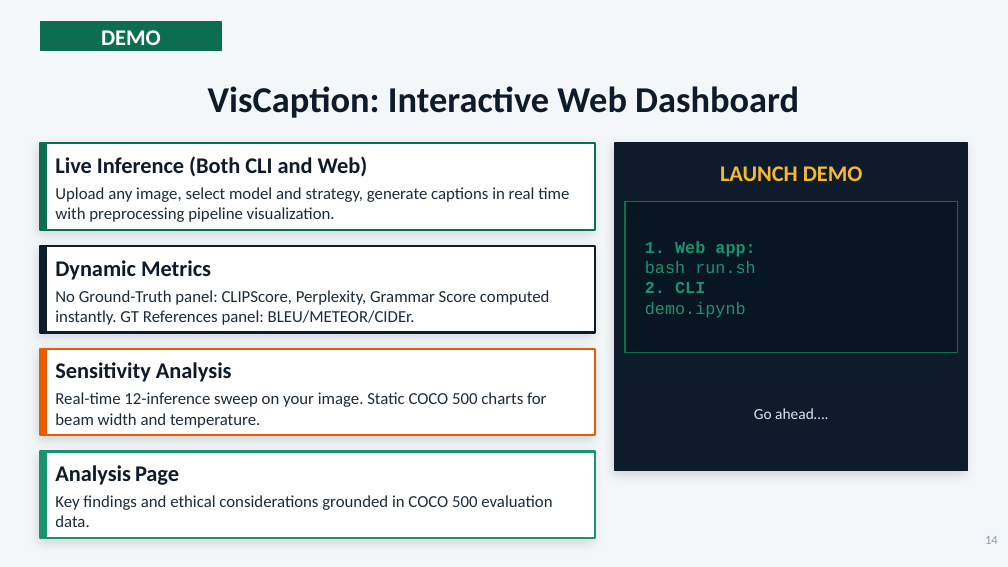
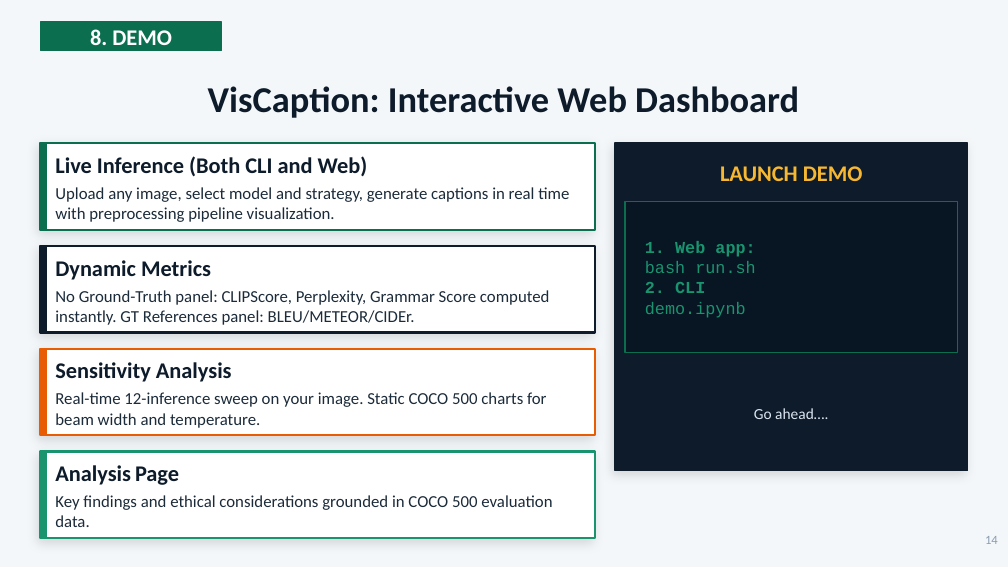
Before and after one commit to lequo-neu/Generative_Project, a slide deck: slide 14 of reports/Generative_Presentation_Group8.pptx. Drawn at 1008x567 pixels with LibreOffice and Linux fonts; fonts in the diff are those of the drawing. Boxes give left, top, right and bottom in pixels: in the first picture for what was removed or moved away, otherwise in the second. Text is boxed around its words. In the diff, an @@ line names an element or a change of style, - is before the commit and + after.

```diff
--- a/reports/Generative_Presentation_Group8.pptx
+++ b/reports/Generative_Presentation_Group8.pptx
@@ text at [90, 29, 172, 45]: text changed @@
-DEMO
+8. DEMO
```
Also in this commit, not shown: 11 slides added, 7 other files.
